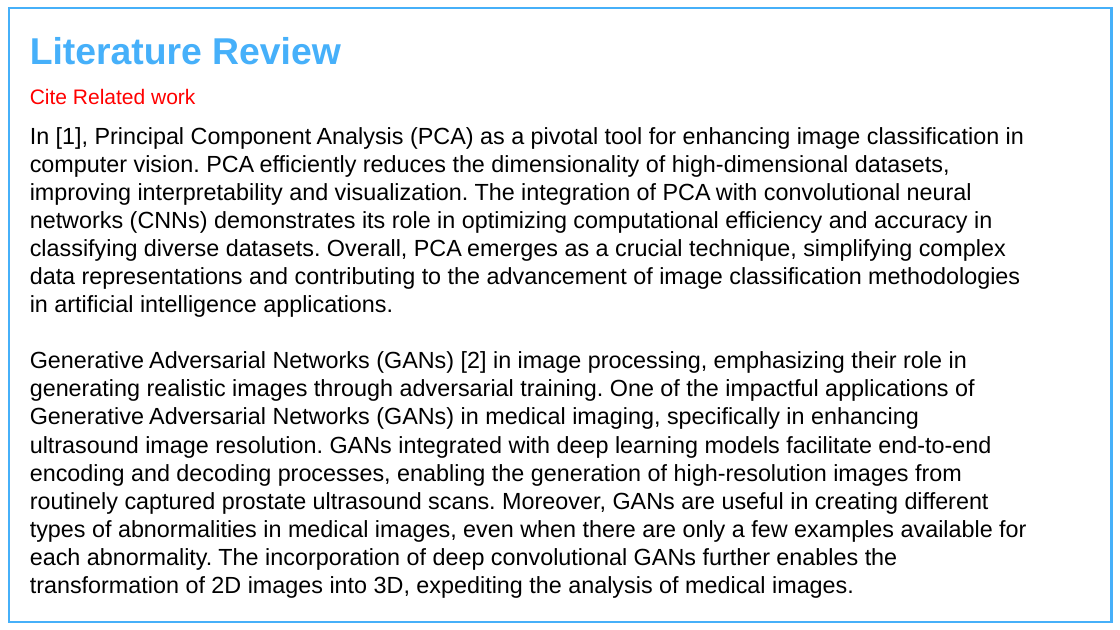
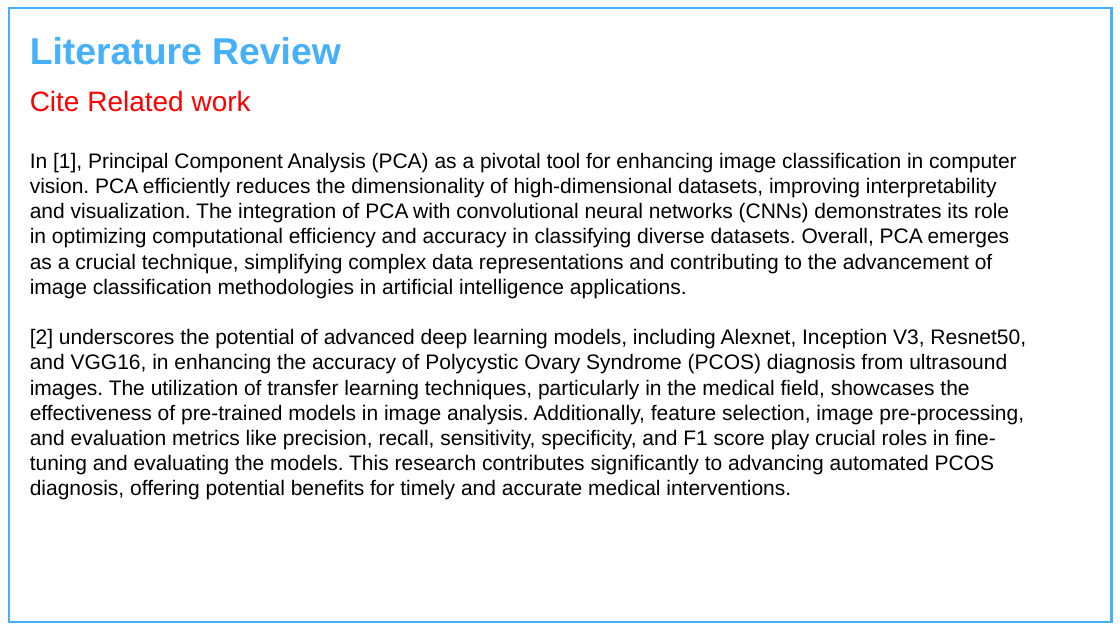
Before and after one commit to Charu-2718/PCause, a slide deck: slide 6 of Presentation.pptx. Drawn at 1120x630 pixels with LibreOffice and Linux fonts; fonts in the diff are those of the drawing; background and template pictures are left out. Boxes give left, top, right and bottom in pixels: in the first picture for what was removed or moved away, otherwise in the second. Text is boxed around its words. In the diff, an @@ line names an element or a change of style, - is before the commit and + after.

```diff
--- a/Presentation.pptx
+++ b/Presentation.pptx
@@ text "Cite Related work" at <box>30,90,251,112</box>: size 18 to 24 pt @@
@@ text "In [1], Principal Component Analysis ...": place and size @@
-text "In [1], Principal Component Analysis ..." at <box>30,127,1026,598</box>
+text "In [1], Principal Component Analysis ..." at <box>30,152,1026,500</box>
@@ text at <box>30,152,1017,298</box>: size 20 to 18 pt in "In [1], Principal Component Analysis (PCA) as ..." @@
@@ text at <box>30,328,1026,500</box>: text changed; size 20 to 18 pt @@
-Generative Adversarial Networks (GANs) [2] in image processing, emphasizing their role in generating realistic images through adversarial training. One of the impactful applications of Generative Adversarial Networks (GANs) in medical imaging, specifically in enhancing ultrasound image resolution. GANs integrated with deep learning models facilitate end-to-end encoding and decoding processes, enabling the generation of high-resolution images from routinely captured prostate ultrasound scans. Moreover, GANs are useful in creating different types of abnormalities in medical images, even when there are only a few examples available for each abnormality. The incorporation of deep convolutional GANs further enables the transformation of 2D images into 3D, expediting the analysis of medical images.
+[2] underscores the potential of advanced deep learning models, including Alexnet, Inception V3, Resnet50, and VGG16, in enhancing the accuracy of Polycystic Ovary Syndrome (PCOS) diagnosis from ultrasound images. The utilization of transfer learning techniques, particularly in the medical field, showcases the effectiveness of pre-trained models in image analysis. Additionally, feature selection, image pre-processing, and evaluation metrics like precision, recall, sensitivity, specificity, and F1 score play crucial roles in fine-tuning and evaluating the models. This research contributes significantly to advancing automated PCOS diagnosis, offering potential benefits for timely and accurate medical interventions.
```
Also in this commit, not shown: 3 other slides changed.
